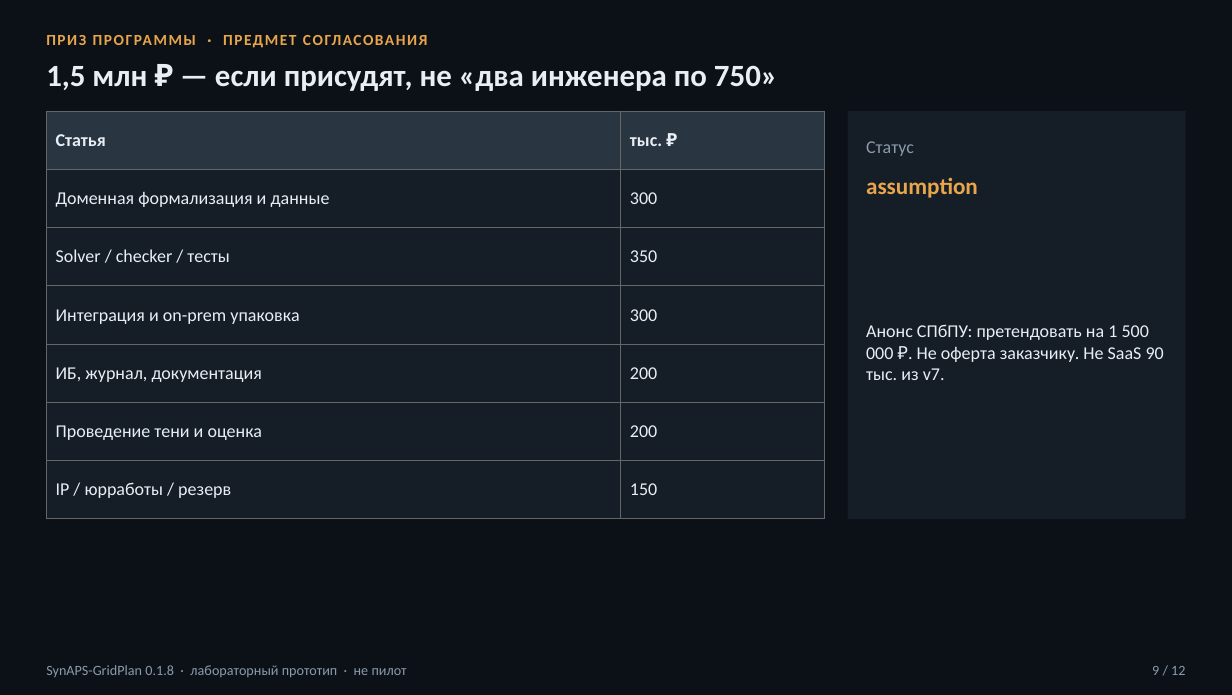
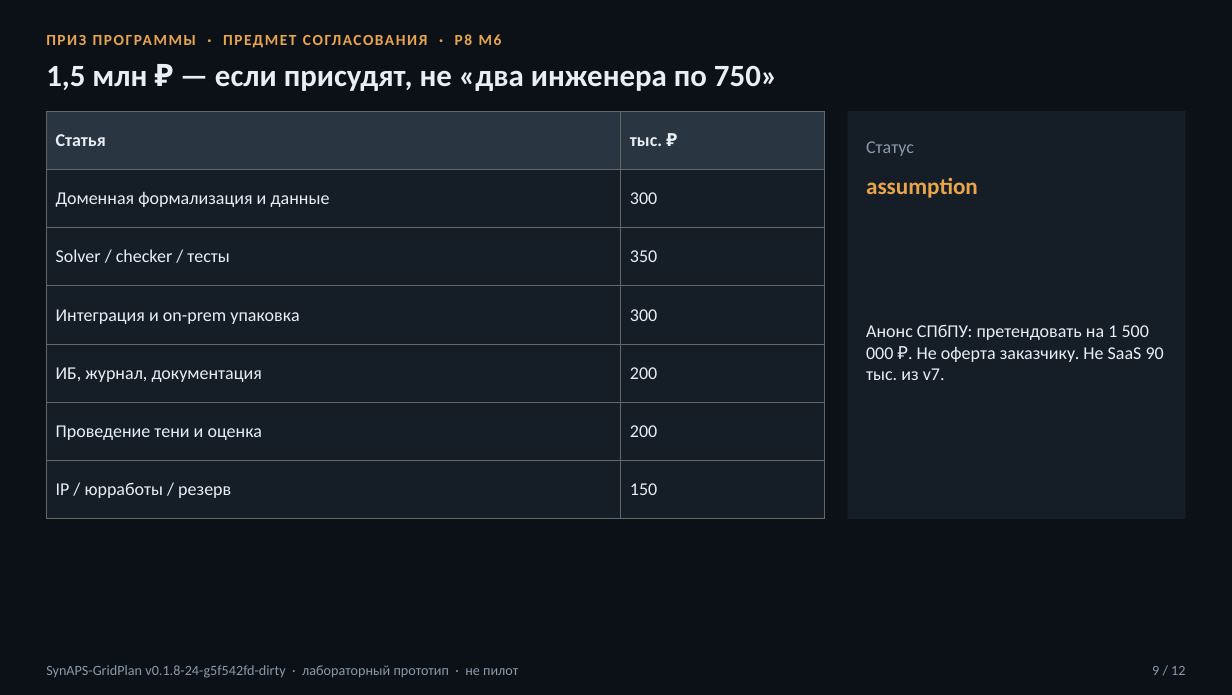
Before and after one commit to KonkovDV/SynAPS-GridPlan, a slide deck: slide 9 of SynAPS_v8_Evidence.pptx. Drawn at 1232x695 pixels with LibreOffice and Linux fonts; fonts in the diff are those of the drawing. Boxes give left, top, right and bottom in pixels: in the first picture for what was removed or moved away, otherwise in the second. Text is boxed around its words. In the diff, an @@ line names an element or a change of style, - is before the commit and + after.

```diff
--- a/SynAPS_v8_Evidence.pptx
+++ b/SynAPS_v8_Evidence.pptx
@@ text at box(46, 34, 502, 48): text changed @@
-ПРИЗ ПРОГРАММЫ · ПРЕДМЕТ СОГЛАСОВАНИЯ
+ПРИЗ ПРОГРАММЫ · ПРЕДМЕТ СОГЛАСОВАНИЯ · P8 M6
@@ text at box(46, 665, 518, 678): text changed @@
-SynAPS-GridPlan 0.1.8 · лабораторный прототип · не пилот
+SynAPS-GridPlan v0.1.8-24-g5f542fd-dirty · лабораторный прототип · не пилот
```
Also in this commit, not shown: 11 other slides changed, 16 other files.
